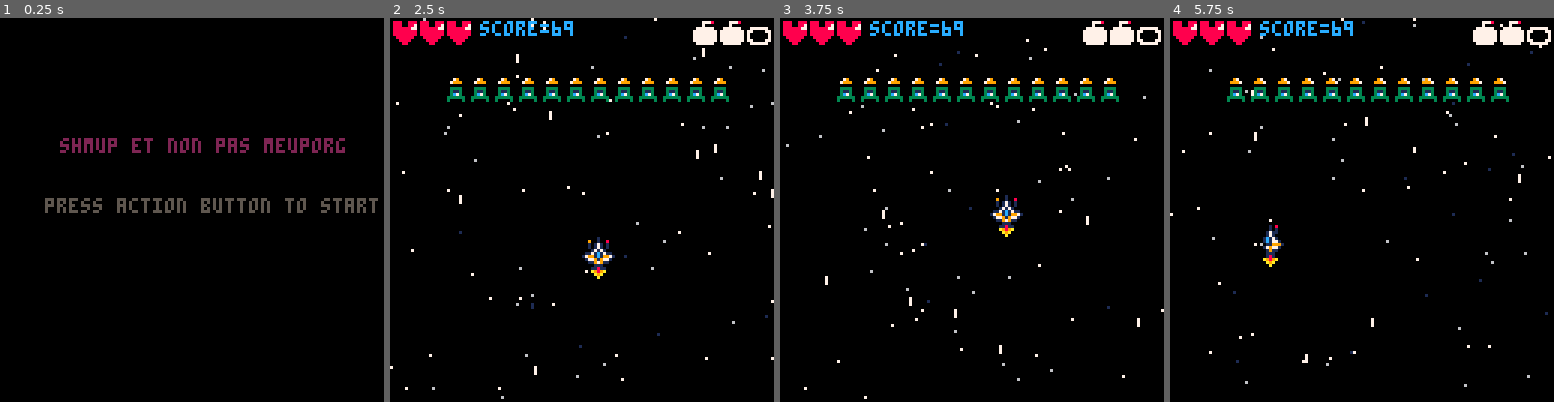
Above: before the commit, frames 1-4 (left to right).
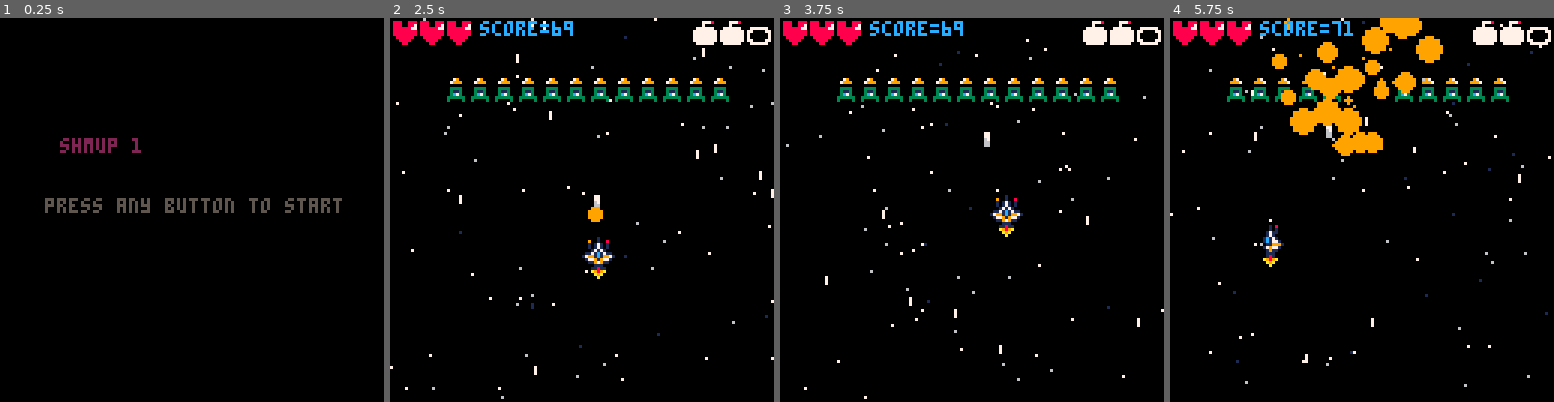
Above: after the commit, the same moments.

Repository: benanoob/simple_shmup_pico8
Game: PICO-8 cartridge shmup.p8
The game is run twice, just before and just after one commit, with the same random seed, the same clock (stepped at 60 frames per second) and the same inputs.
Inputs:
- Up to frame 1 (0.25 s): no input
- Up to frame 2 (2.5 s): tap O (Z key) at 0.33, 0.7, 1.43, 2.22 s; tap X (X key) at 1.07, 2.07, 2.4 s; hold Left 1.97-2.37 s; hold Down from 2.42 s (still down)
- Up to frame 3 (3.75 s): tap X (X key) every 0.33 s from 2.73 to 3.73 s; release Down at 2.82 s; hold Right 2.87-3.53 s; tap O (Z key) at 3.1 s; hold Up from 3.58 s (still down)
- Up to frame 4 (5.75 s): tap O (Z key) at 3.98, 4.87 s; tap X (X key) every 0.33 s from 4.07 to 5.73 s; release Up at 4.08 s; hold Right 4.13-4.53 s; hold Down 4.58-5.08 s; hold Left from 5.13 s (still down)

The runs differ from the first frame. In frame 1, 1.8% of the frame differs, in the area x 33-99%, y 31-51%; in frame 2, 0.2%; in frame 3, less than 0.1%; in frame 4, 5.0%, in the area x 26-72%, y 0-36%.

Commit message:
move to pico8 editor, fix fire button lag

Diff:
--- a/game.lua
+++ b/game.lua
@@ -6,7 +6,9 @@
 	ship.yspeed = 0
 	ship.spr = 64
 
-
+	if delay_next_shot>0 then
+		delay_next_shot -= 1
+	end
 	update_controls()
 
 	update_ship_position()
@@ -110,12 +112,12 @@
 		mode = "over"
 	end
     if btn(5) then
-		delay_next_shot = (delay_next_shot + 1) % fire_rate
 		if delay_next_shot == 0 then
-			local bullet = {x=ship.x, y=ship.y - 2, spr=16}
+			local bullet = {x=ship.x+1, y=ship.y, spr=16}
 			add(bullets, bullet)
 			sfx(0)
 			muzzle_flash = 4
+			delay_next_shot = fire_rate
 		end
     end
 end
--- a/main.lua
+++ b/main.lua
@@ -2,7 +2,7 @@
 	-- code to change palette
 	-- see https://nerdyteachers.com/PICO-8/Guide/?HIDDEN_PALETTE
 	-- and https://www.lexaloffle.com/bbs/?tid=35462
-	poke( 0x5f2e, 1 )
+	poke(0x5f2e, 1)
 	pal({[0]=0,1,2,3,4,5,6,7,8,9,10,11,12,13,14,141},1)
 
 	cls(0)
--- a/shmup.p8
+++ b/shmup.p8
@@ -1,10 +1,437 @@
 pico-8 cartridge // http://www.pico-8.com
 version 42
 __lua__
-#include main.lua
-#include game.lua
-#include start_over.lua
-#include functions.lua
+-- #include main.lua
+-- #include game.lua
+-- #include start_over.lua
+-- #include functions.lua
+
+function update_over()
+	if btnp(4) or btnp(5) then
+		start_game()
+	end
+end
+
+function draw_over()
+	cls(2)
+
+	print("game over", 20,40, 6)
+	print("press action button to start again", 15,60, 5)
+end
+
+function update_start()
+	if btnp(4) or btnp(5) then
+		start_game()
+	end
+end
+
+function draw_start()
+	cls(0)
+
+	print("shmup 1", 20,40, 2)
+	print("press any button to start", 15,60, 5)
+
+end
+
+function start_game()
+	mode = "game"
+
+
+	ship = {}
+	ship.x = 64
+	ship.y = 64
+	ship.xspeed = 0
+	ship.yspeed = 0
+	ship.spr = 64
+	ship.flame = 0
+
+
+ x_bul = 64
+ y_bul = -10
+	speed_bul = 3
+	muzzle_flash = 0
+
+
+	score = 69
+	lives = 3
+	bombs = 2
+
+	invul = 0
+
+	t = 0
+
+
+	stars={}
+	for i=0, 80 do
+		local star={}
+		local color
+
+		star.x = flr(rnd(128))
+		star.y = flr(rnd(128))
+		star.speed = rnd(2)
+
+		if star.speed <= 0.3 then
+			color = 1
+		end
+		if star.speed > 0.3  and star.speed < 1 then
+			color = 6
+		elseif star.speed >= 1 then
+			color = 7
+		end
+		star.color = color
+		add(stars, star)
+	end
+
+
+	asteroids = {}
+	asteroids_x = {}
+	asteroids_y = {}
+	asteroids_speed = {}
+	for i=1,3 do
+		local asteroid = {x=rnd(127),y=-40,speed=rnd(0.8),spr=48}
+	end
+
+	bullets = {}
+	fire_rate = 3
+	delay_next_shot = 0
+
+	enemies = {}
+	for i=1,12 do
+		add(enemies, {x=i*8 + 10,y=20,spr=34})
+
+	end
+
+	particles = {}
+
+end
+
+function _init()
+	-- code to change palette
+	-- see https://nerdyteachers.com/PICO-8/Guide/?HIDDEN_PALETTE
+	-- and https://www.lexaloffle.com/bbs/?tid=35462
+	poke(0x5f2e, 1)
+	pal({[0]=0,1,2,3,4,5,6,7,8,9,10,11,12,13,14,141},1)
+
+	cls(0)
+
+	mode = "start"
+end
+
+function _update()
+
+	if mode == "game" then
+		update_game()
+	elseif mode == "start" then
+		update_start()
+	elseif mode == "over" then
+		update_over()
+	end
+end
+
+
+function _draw()
+
+	if mode == "game" then
+		draw_game()
+	elseif mode == "start" then
+		draw_start()
+	elseif mode == "over" then
+		draw_over()
+	end
+
+end
+
+function update_game()
+
+	t+=1
+
+	ship.xspeed = 0
+	ship.yspeed = 0
+	ship.spr = 64
+
+	if delay_next_shot>0 then
+		delay_next_shot -= 1
+	end
+	update_controls()
+
+	update_ship_position()
+	ship.flame = mod(ship.flame +0.35,3,6)
+
+	if invul>0 then
+		invul -=1
+	end
+
+	update_enemies()
+
+	update_bullets()
+	if muzzle_flash > 0 then
+		muzzle_flash = muzzle_flash - 1
+	end
+
+	update_collisions_edges()
+	update_collision_ship()
+	update_collision_bullets()
+
+	if lives <= 0 then mode = "over" end
+
+	animate_stars()
+
+	update_asteroids()
+end
+
+
+function update_controls()
+	if btn(0) then
+		ship.xspeed = -2
+		ship.spr = 68
+	end
+	if btn(1) then
+		ship.xspeed = 2
+		ship.spr = 66
+	end
+	if btn(2) then
+		ship.yspeed = -2
+	end
+	if btn(3) then
+		ship.yspeed = 2
+	end
+	if btnp(4) then
+		mode = "over"
+	end
+    if btn(5) then
+		if delay_next_shot == 0 then
+			local bullet = {x=ship.x+1, y=ship.y, spr=16}
+			add(bullets, bullet)
+			sfx(0)
+			muzzle_flash = 4
+			delay_next_shot = fire_rate
+		end
+    end
+end
+
+function animate_stars()
+	for star in all(stars) do
+		star.y = (star.y + star.speed) % 127
+	end
+end
+
+function update_bullets()
+	for bullet in all(bullets) do
+		bullet.y = bullet.y - speed_bul
+		if bullet.y < -20 then
+			del(bullets, bullet)
+		end
+	end
+end
+
+function update_ship_position()
+	ship.x = ship.x + ship.xspeed
+	ship.y = ship.y + ship.yspeed
+end
+
+function update_collisions_edges()
+	if ship.x >  120 then
+		ship.x = 120
+	end
+	if ship.x < 0 then
+		ship.x = 0
+	end
+    if ship.y >  120 then
+		ship.y = 120
+	end
+	if ship.y < 0 then
+		ship.y = 0
+	end
+end
+
+
+function update_asteroids()
+	for asteroid in all(asteroids) do
+		asteroid.y = asteroid.y + asteroid.speed
+		if asteroid.y > 127 then
+			asteroid.y = rnd(40) - 40
+			asteroid.speed = rnd(0.5)
+			asteroid.x = rnd(127)
+		end
+	end
+end
+
+
+
+function update_enemies()
+	for enemy in all(enemies) do
+		-- enemy.y += 0.4
+		enemy.spr = mod(enemy.spr+0.1,3,32)
+	end
+end
+
+function update_collision_ship()
+	for enemy in all(enemies) do
+		if col(ship, enemy) and invul==0 then
+			sfx(1)
+			lives -= 1
+			invul = 60
+			del(enemies, enemy)
+		end
+	end
+end
+
+function update_collision_bullets()
+	for bullet in all(bullets) do
+		for enemy in all(enemies) do
+			if col(bullet,enemy) then
+				sfx(2)
+				del(enemies,enemy)
+				explode(enemy.x,enemy.y)
+				del(bullets, bullet)
+				score += 1
+			end
+		end
+	end
+end
+
+-- function explode(x, y, num, size)
+	-- explosions = {}
+	-- for i=1,num
+		-- rad = rnd(size)
+		-- x_e =
+		-- add(explosions, {})
+	-- end
+-- end
+
+function explode(expx,expy)
+	for i=1,20 do
+		local myp={}
+		myp.x = expx
+		myp.y = expy
+		myp.sx = rnd(8) - 4
+		myp.sy = rnd(8) - 4
+		myp.age = 0
+		--
+		myp.size = rnd(5)
+		myp.agerate = 10
+		myp.child = 1
+		--
+		add(particles,myp)
+	end
+end
+…(4 lines of a section not shown)…
+-->8
+-- utils
+function draw_obj(obj)
+    spr(obj.spr, obj.x, obj.y)
+end
+
+function draw_array(array)
+    for obj in all(array) do
+        draw_obj(obj)
+    end
+end
+
+function mod(a,n,d)
+-- a modulo n offset d
+    return a - n * flr((a-d)/n)
+end
+
+
+function col(a,b)
+    local a_left = a.x
+    local a_right = a.x + 7
+    local a_top = a.y
+    local a_bottom = a.y + 7
+
+    local b_left = b.x
+    local b_right = b.x + 7
+    local b_top = b.y
+    local b_bottom = b.y + 7
+
+    if a_right < b_left then return false end
+    if a_left > b_right then return false end
+    if a_top > b_bottom then return false end
+    if a_bottom < b_top then return false end
+
+    return true
+end
+
+-->8
+-- drawing
+function draw_game()
+	cls(0)
+
+	draw_asteroids()
+	starfield()
+
+	if invul <= 0 then
+		spr(ship.spr, ship.x, ship.y, 2,2)
+		spr(flr(ship.flame), ship.x+2, ship.y+15)
+	else
+		if sin(t/10) < -0.2 then
+			draw_obj(ship)
+			spr(ship.flame, ship.x, ship.y)
+		end
+	end
+
+	draw_array(enemies)
+
+	draw_array(bullets)
+
+	if muzzle_flash > 0 then
+		circfill(ship.x + 4,ship.y-3, muzzle_flash, 9)
+	end
+
+	-- draw particles
+	for myp in all(particles) do
+		circfill(myp.x,myp.y,myp.size, 9)
+--		pset(myp.x,myp.y,9)
+		myp.x += myp.sx
+		myp.y += myp.sy
+		myp.age += 1
+
+		if myp.age > 10 + rnd(30) then
+			del(particles,myp)
+		end
+	end
+
+	-- UI
+	print("score="..score, 30, 1, 12)
+
+	for i=0,2 do
+		if lives>i then
+		spr(10,i*9+1,1)
+		else
+		spr(9,i*9+1,1)
+		end
+	end
+	for i=0,2 do
+		if bombs>i then
+		spr(25,101 + i*9,1)
+		else
+		spr(26,101 + i*9,1)
+		end
+	end
+
+end
+
+function draw_asteroids()
+	for asteroid in all(asteroids) do
+		draw_obj(asteroid)
+	end
+end
+
+
+function starfield()
+	for star in all(stars) do
+		if star.speed < 1.8 then
+			pset(star.x,star.y,star.color)
+		else
+			line(star.x,star.y,star.x,star.y-2, star.color)
+		end
+	end
+end
+
 
 __gfx__
 00000000000000000000000000000000000000000009000000080000000800000008000088800888888008880000000000000000000000000000000000000000
--- a/start_over.lua
+++ b/start_over.lua
@@ -84,8 +84,8 @@
 	end
 
 	bullets = {}
-	fire_rate = 6
-	delay_next_shot = 1
+	fire_rate = 3
+	delay_next_shot = 0
 
 	enemies = {}
 	for i=1,12 do
Not shown, changed: notes.md
